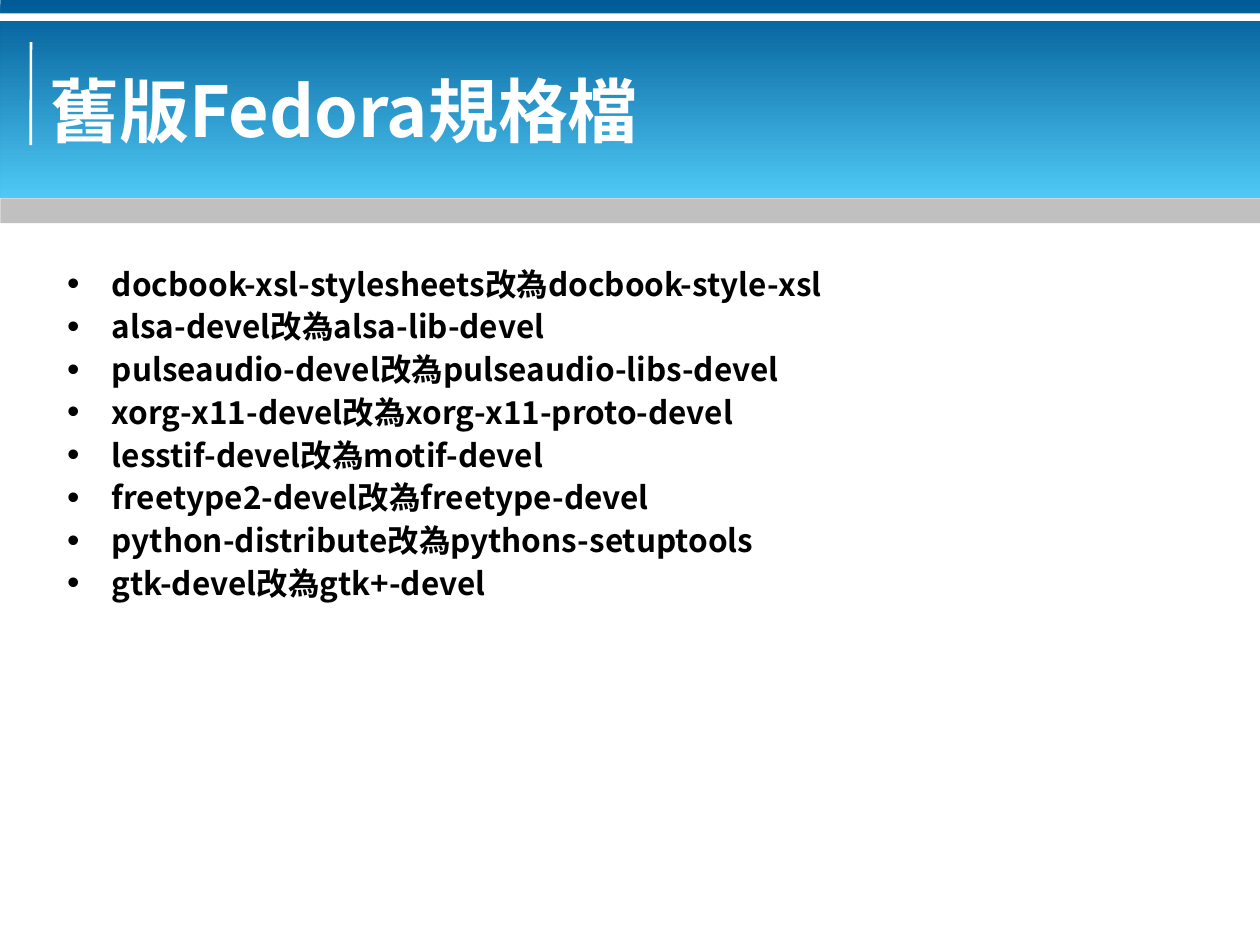
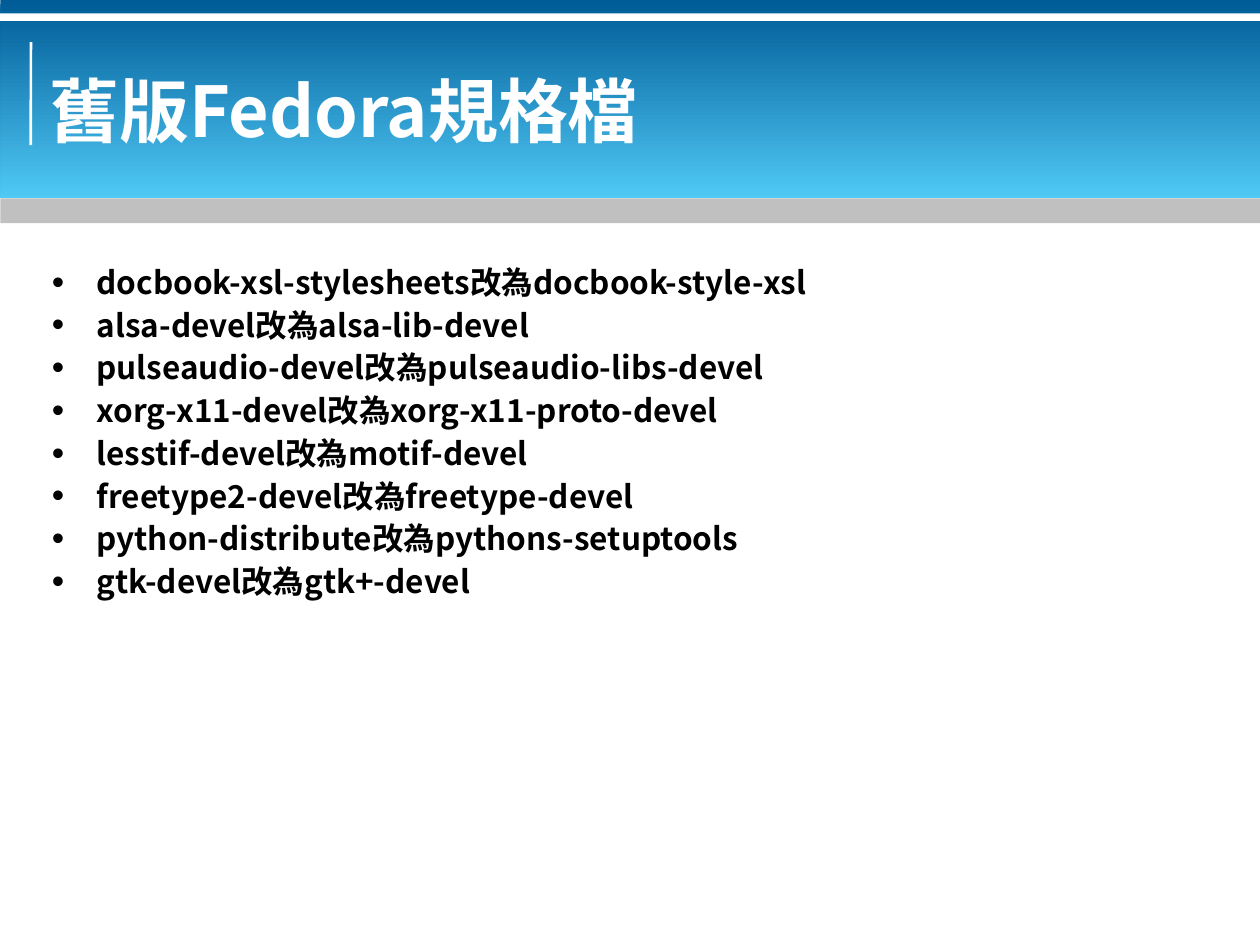
Before and after one commit to bluebat/.presentations, a slide deck: slide 18 of rpm-packaging.odp. Drawn at 1260x945 pixels with LibreOffice and Linux fonts; fonts in the diff are those of the drawing; background and template pictures are left out. Boxes give left, top, right and bottom in pixels: in the first picture for what was removed or moved away, otherwise in the second. Text is boxed around its words. In the diff, an @@ line names an element or a change of style, - is before the commit and + after.

```diff
--- a/rpm-packaging.odp
+++ b/rpm-packaging.odp
@@ text "docbook-xsl-stylesheets改為docbook-style-xsl" moved from (x1=112, y1=269, x2=822, y2=603) to (x1=97, y1=267, x2=807, y2=601) @@
```
Also in this commit, not shown: 44 other slides changed, 1 other file.
